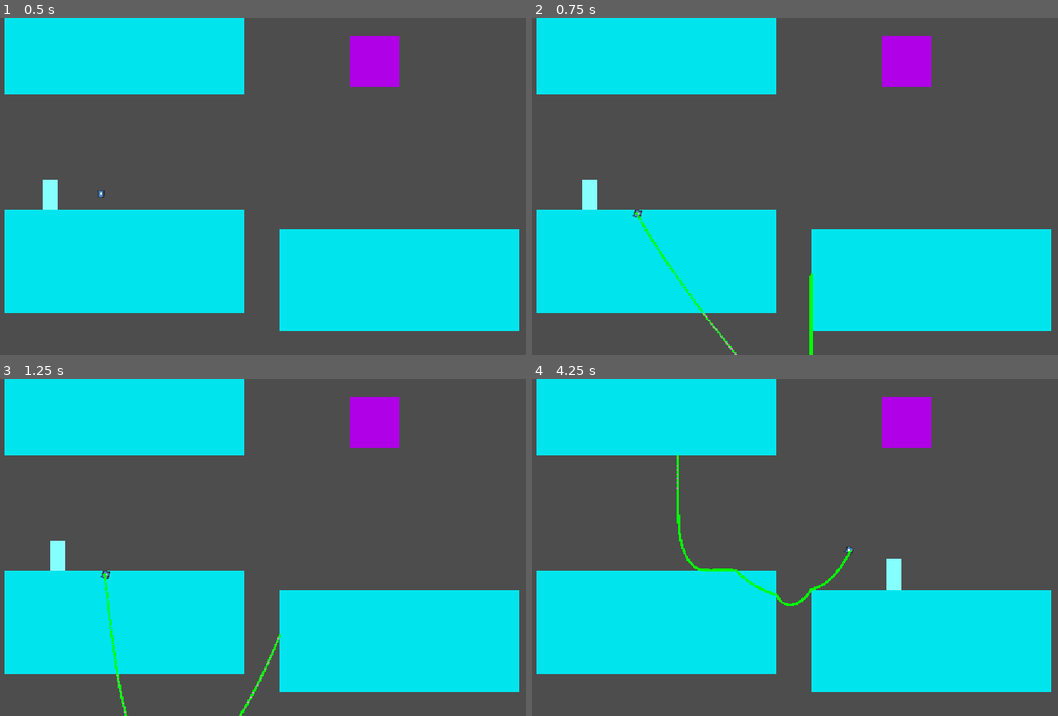
Above: before the commit, frames 1-4 (two rows, left to right).
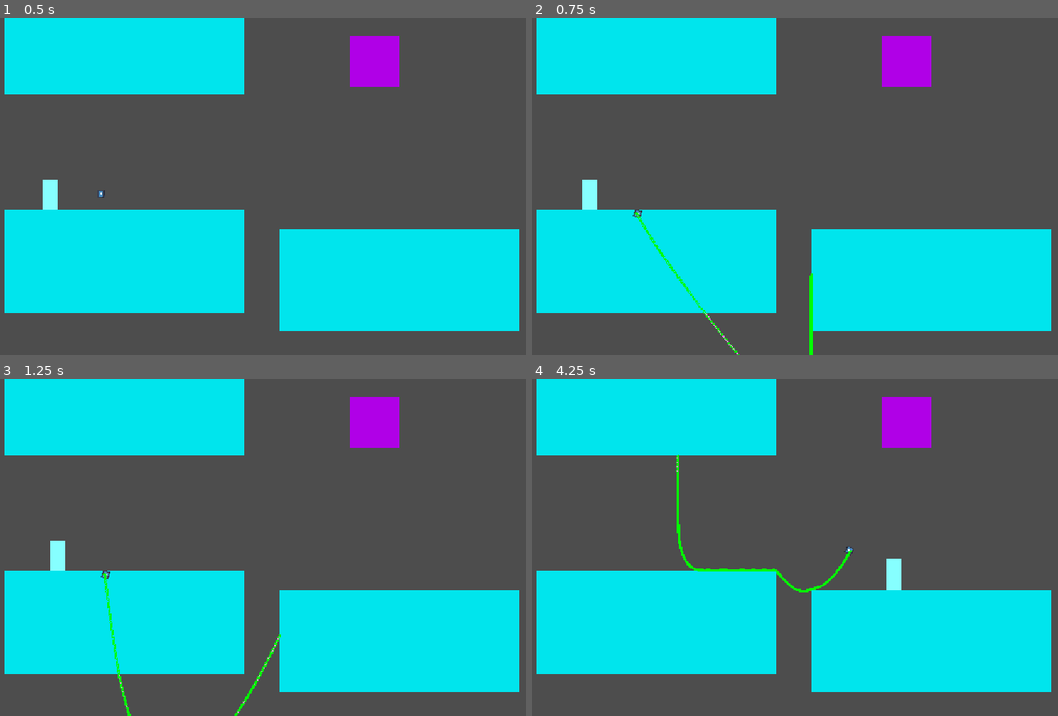
Above: after the commit, the same moments.

Repository: madgustoo/sandbox
Game: Godot game, scene res://main.tscn
Same seed, same stepped clock (60 frames per second), same inputs: the game is played once before the commit and once after it. The engine's default icon, where the game draws it, is replaced by a stand-in: a white triangle on a blue panel in a dark square.
Inputs (mouse positions are in pixels of both pictures, inside the frame that each line leads up to):
- Up to frame 1 (0.5 s): no input
- Up to frame 2 (0.75 s): tap Enter at 0.5 s; move the mouse to (752, 253) at 0.52 s; press the mouse at (752, 253) at 0.53 s; hold Right (ui_right) from 0.53 s (still down)
- Up to frame 3 (1.25 s): keep holding Right (ui_right); tap W (jump) at 0.77 s
- Up to frame 4 (4.25 s): move the mouse to (963, 598) at 1.27 s; release the mouse at (963, 598) at 1.28 s; click (963, 598) at 1.35 s; tap W (jump) at 1.52, 3.02, 3.77 s; move the mouse to (600, 496) at 2.02 s; release Right (ui_right) at 2.03 s; press the mouse at (600, 496) at 2.03 s; hold Left (ui_left) from 2.03 s (still down); tap Space at 2.75 s; move the mouse to (810, 547) at 2.77 s; release the mouse at (810, 547) at 2.78 s; click (810, 547) at 2.85 s; tap Enter at 3.5 s; move the mouse to (689, 463) at 3.52 s; press the mouse at (689, 463) at 3.53 s

Frame 1 is identical in both runs. In frame 2, 0.2% of the frame differs, in the area x 19-40%, y 58-100%; in frame 3, 0.4%, in the area x 19-53%, y 59-100%; in frame 4, 0.4%.

Commit message:
Update rope_verlet.gd

Diff:
--- a/scripts/rope_verlet.gd
+++ b/scripts/rope_verlet.gd
@@ -14,7 +14,7 @@
 
 @export var number_of_rope_segments: int = 50 # Rope length
 @export var rope_segment_length: float = 0.225 # The distance between rope segments
-@export var gravity: Vector2 = Vector2(0, 9.81)
+@export var gravity: Vector2 = Vector2(0, 9)
 @export var dampening: float = 0.98 # To control swinging, the higher the number, the higher the system willl oscillate until stopping (loss of enegery)
 
 @export var number_of_constraint_runs = 50; # To correct the rope, you can get stability with the rope by running 20 iterations, higher means slower but more accurate
@@ -25,6 +25,7 @@
 @export var bounce_factor = 0.1
 # @export var collection_clamp_amount = 0.1
 
+# For collision detection, checks it every (number_of_constraint_runs % collision_segment_interval) time
 @export var collision_segment_interval = 2
 
 ## To freeze rope start point. The start point is where the rope hits
